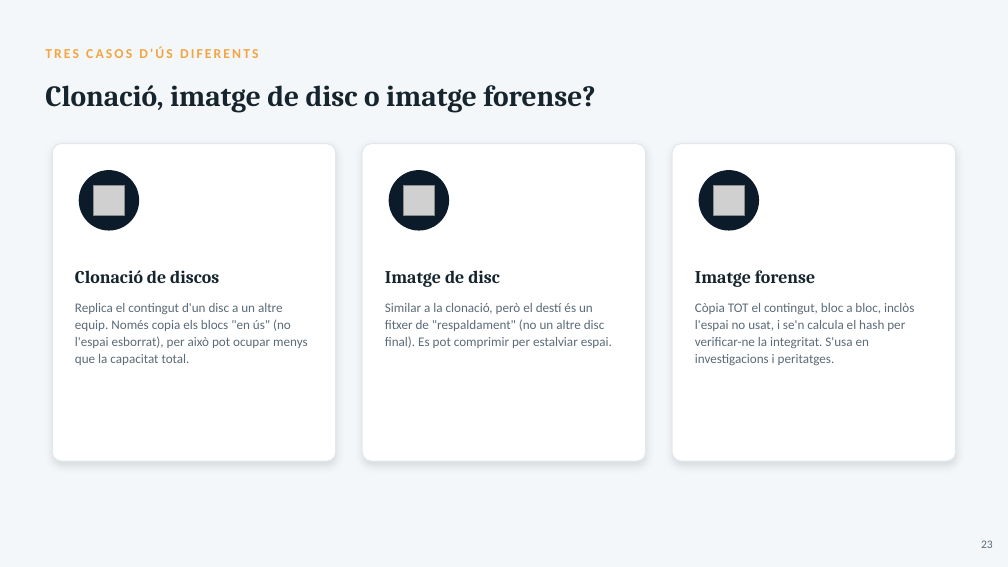
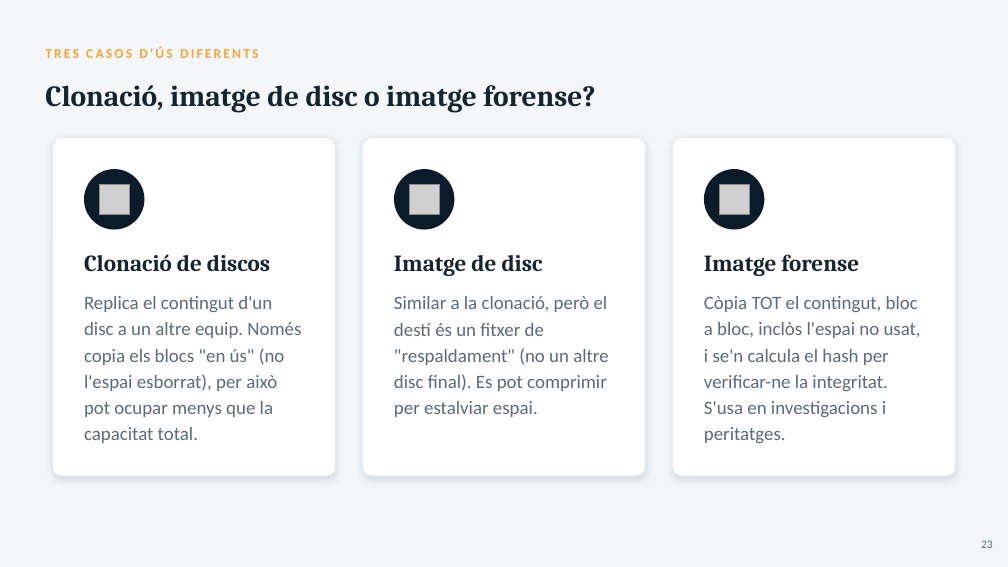
Before and after one commit to joansanchezescudero/SMX_0226_Seguretat_Informatica, a slide deck: slide 23 of RA2 - Emmagatzematge i copies de seguretat/AA3 - Copies de seguretat/RA2_AA3_Copies_de_seguretat.pptx. Drawn at 1008x567 pixels with LibreOffice and Linux fonts; fonts in the diff are those of the drawing; grey boxes stand for pictures. Boxes give left, top, right and bottom in pixels: in the first picture for what was removed or moved away, otherwise in the second. Text is boxed around its words. In the diff, an @@ line names an element or a change of style, - is before the commit and + after.

```diff
--- a/RA2 - Emmagatzematge i copies de seguretat/AA3 - Copies de seguretat/RA2_AA3_Copies_de_seguretat.pptx
+++ b/RA2 - Emmagatzematge i copies de seguretat/AA3 - Copies de seguretat/RA2_AA3_Copies_de_seguretat.pptx
@@ rounded rectangle resized from (x1=52, y1=144, x2=336, y2=461) to (x1=52, y1=138, x2=336, y2=476) @@
@@ rounded rectangle resized from (x1=362, y1=144, x2=646, y2=461) to (x1=362, y1=138, x2=646, y2=476) @@
@@ rounded rectangle resized from (x1=672, y1=144, x2=956, y2=461) to (x1=672, y1=138, x2=956, y2=476) @@
@@ 3 pictures, 3 ellipses moved together from (x1=79, y1=170, x2=759, y2=231) to (x1=84, y1=169, x2=765, y2=230) @@
@@ text "Clonació de discos" moved from (x1=75, y1=270, x2=219, y2=283) to (x1=84, y1=254, x2=270, y2=272) @@
@@ text "Imatge de disc" moved from (x1=385, y1=270, x2=500, y2=287) to (x1=394, y1=255, x2=543, y2=276) @@
@@ size 17 to 22 pt in 3 elements at (x1=84, y1=254, x2=270, y2=272), (x1=394, y1=255, x2=543, y2=276), (x1=704, y1=254, x2=859, y2=276) @@
@@ text "Imatge forense" moved from (x1=695, y1=270, x2=815, y2=287) to (x1=704, y1=254, x2=859, y2=276) @@
@@ text "Replica el contingut d'un disc ..." moved from (x1=75, y1=303, x2=308, y2=365) to (x1=84, y1=296, x2=301, y2=443) @@
@@ size 12.5 to 18 pt; line spacing 16pt to 24.9pt in 3 elements at (x1=84, y1=296, x2=301, y2=443), (x1=704, y1=296, x2=921, y2=443), (x1=394, y1=296, x2=608, y2=417) @@
@@ text "Similar a la clonació, però ..." moved from (x1=385, y1=303, x2=612, y2=348) to (x1=394, y1=296, x2=608, y2=417) @@
@@ text "Còpia TOT el contingut, bloc ..." moved from (x1=695, y1=303, x2=914, y2=365) to (x1=704, y1=296, x2=921, y2=443) @@
```
Also in this commit, not shown: 26 other slides changed, 1 other file.
